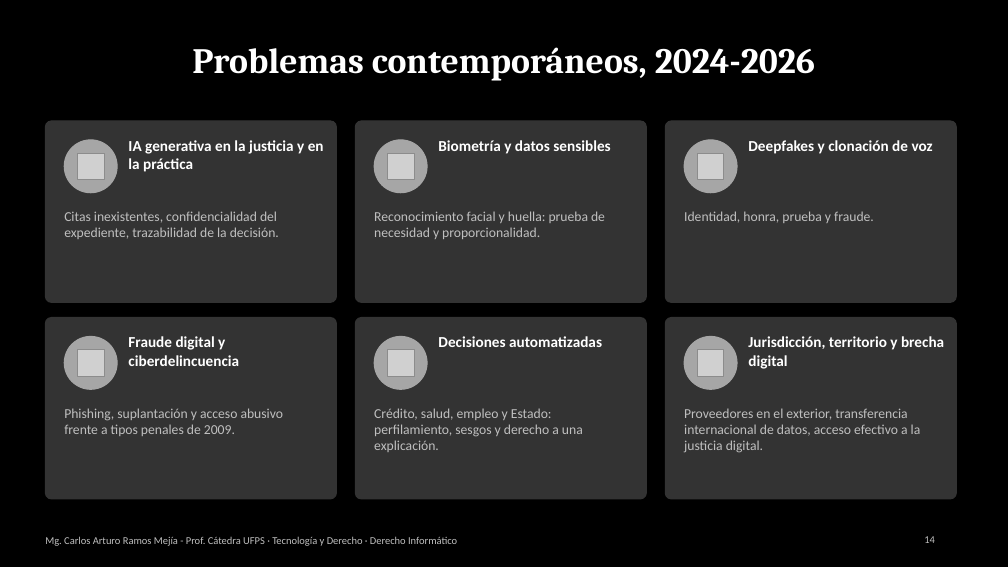
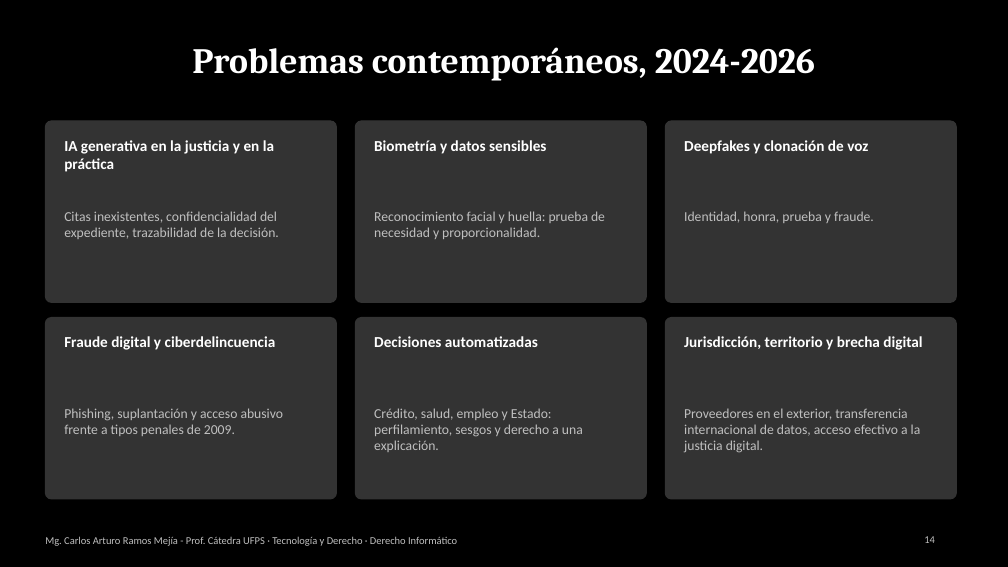
Before and after one commit to Arturoramos22/Arturoramos22, a slide deck: slide 14 of clase-derecho-informatico/DIAPOSITIVAS.pptx. Drawn at 1008x567 pixels with LibreOffice and Linux fonts; fonts in the diff are those of the drawing; grey boxes stand for pictures. Boxes give left, top, right and bottom in pixels: in the first picture for what was removed or moved away, otherwise in the second. Text is boxed around its words. In the diff, an @@ line names an element or a change of style, - is before the commit and + after.

```diff
--- a/clase-derecho-informatico/DIAPOSITIVAS.pptx
+++ b/clase-derecho-informatico/DIAPOSITIVAS.pptx
@@ text "IA generativa en la justicia ..." rewrapped from (128, 140, 324, 172) to (64, 140, 274, 172) @@
@@ ellipse removed at (64, 140, 117, 193) @@
@@ text "Biometría y datos sensibles": place and size @@
-text "Biometría y datos sensibles" at (438, 140, 610, 154)
+text "Biometría y datos sensibles" at (374, 140, 546, 154)
@@ ellipse removed at (374, 140, 427, 193) @@
@@ text "Deepfakes y clonación de voz": place and size @@
-text "Deepfakes y clonación de voz" at (748, 140, 933, 154)
+text "Deepfakes y clonación de voz" at (684, 140, 868, 154)
@@ ellipse removed at (684, 140, 737, 193) @@
@@ picture removed at (77, 153, 104, 179) @@
@@ picture removed at (387, 153, 414, 179) @@
@@ picture removed at (697, 153, 724, 179) @@
@@ text "Fraude digital y ciberdelincuencia" rewrapped from (128, 336, 239, 366) to (64, 336, 276, 350) @@
@@ ellipse removed at (64, 337, 117, 389) @@
@@ picture removed at (77, 349, 104, 376) @@
@@ text "Decisiones automatizadas": place and size @@
-text "Decisiones automatizadas" at (438, 336, 602, 347)
+text "Decisiones automatizadas" at (374, 336, 538, 347)
@@ ellipse removed at (374, 337, 427, 389) @@
@@ picture removed at (387, 349, 414, 376) @@
@@ text "Jurisdicción, territorio y brecha digital" rewrapped from (748, 336, 944, 369) to (684, 336, 922, 350) @@
@@ ellipse removed at (684, 337, 737, 389) @@
@@ picture removed at (697, 349, 724, 376) @@
```
Also in this commit, not shown: 17 other slides changed, 2 other files.
